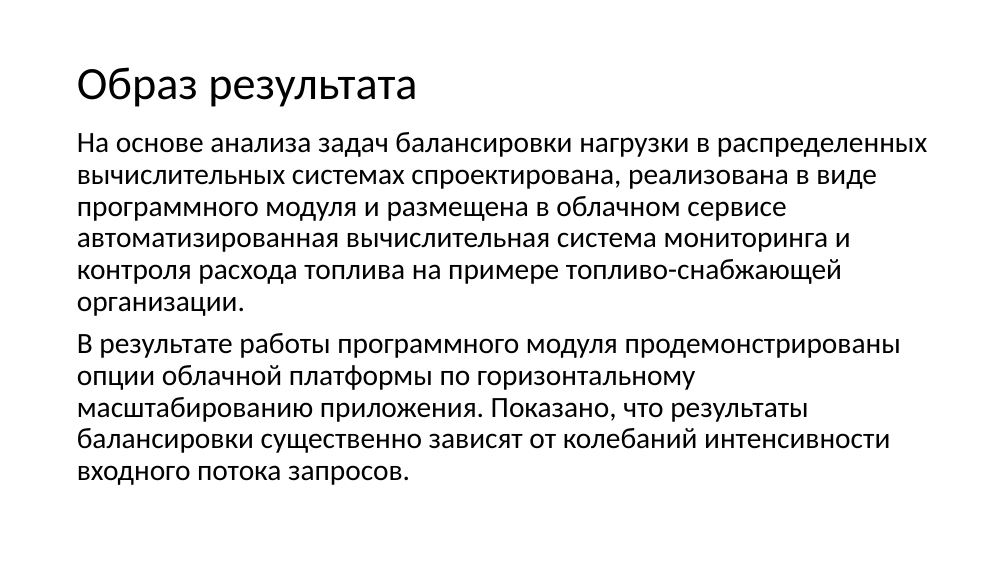
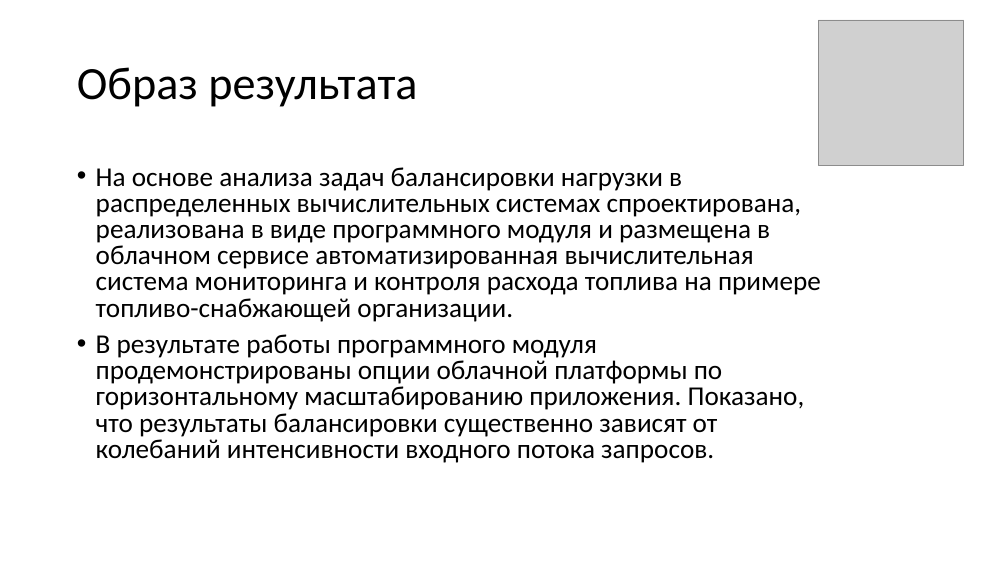
Before and after one commit to SkiStalker/BachelorsDegree, a slide deck: slide 10 of text/Масштабирование_вычислительных_мощностей.pptx (slide 7 before the commit). Drawn at 1008x567 pixels with LibreOffice and Linux fonts; fonts in the diff are those of the drawing; grey boxes stand for pictures. Boxes give left, top, right and bottom in pixels: in the first picture for what was removed or moved away, otherwise in the second. Text is boxed around its words. In the diff, an @@ line names an element or a change of style, - is before the commit and + after.

```diff
--- a/text/Масштабирование_вычислительных_мощностей.pptx
+++ b/text/Масштабирование_вычислительных_мощностей.pptx
@@ picture added at (819, 20, 964, 165) @@
@@ text "На основе анализа задач балансировки ...": place and size @@
-text "На основе анализа задач балансировки ..." at (77, 132, 927, 485)
+text "На основе анализа задач балансировки ..." at (96, 167, 821, 463)
@@ text "На основе анализа задач балансировки ..." at (96, 167, 821, 463): size 28 to 25.9 pt; bullet none to •; line spacing 0.9 to 0.8 @@
```
Also in this commit, not shown: 7 other slides changed, 8 slides added, 3 slides removed, 3 other files.
